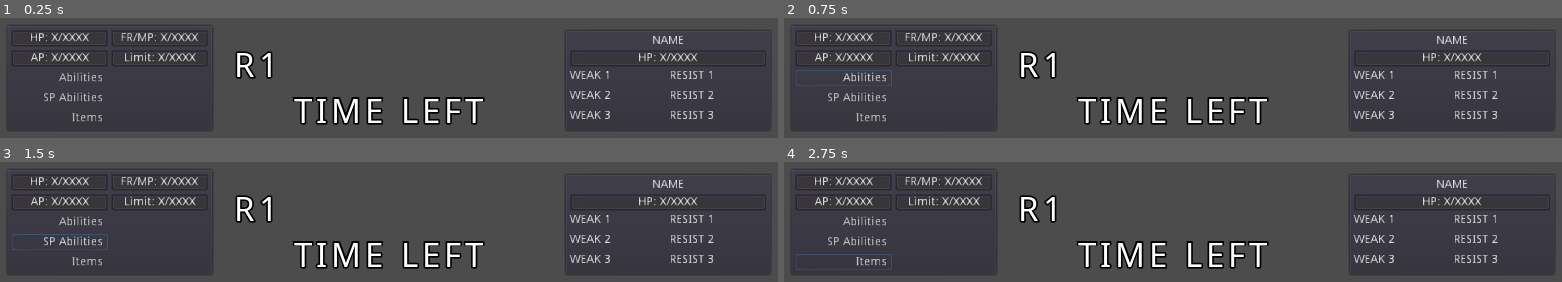
Above: before the commit, frames 1-4 (two rows, left to right).
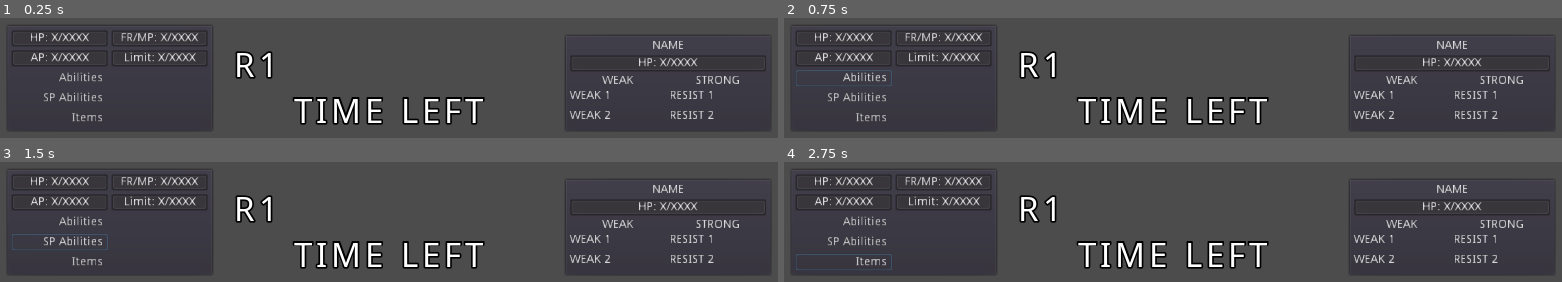
Above: after the commit, the same moments.

Repository: cypher31/come-sail-away
Game: Godot game, scene res://stage_battle/stage_battle.tscn
Same seed, same stepped clock (60 frames per second), same inputs: the game is played once before the commit and once after it. This scene is started directly instead of the project's main scene. The engine's default icon, where the game draws it, is replaced by a stand-in: a white triangle on a blue panel in a dark square.
Inputs:
- Up to frame 1 (0.25 s): no input
- Up to frame 2 (0.75 s): click "Abilities" at 0.5 s
- Up to frame 3 (1.5 s): click "SP Abilities" at 1.25 s
- Up to frame 4 (2.75 s): click "Items" at 2 s

The runs differ from the first frame. In frame 1, 1.6% of the frame differs, in the area x 73-99%, y 10-85%; in frame 2, 1.6%; in frame 3, 1.6%; in frame 4, 1.6%.
Error before the commit: Invalid call. Nonexistent function 'get_node' in base 'Nil'. (res://utility.gd:55)
Error after the commit: Invalid call. Nonexistent function 'get_node' in base 'Nil'. (res://utility.gd:56)

Commit message:
Work on the enemy battle menu

Diff:
--- a/enemy_base/enemy_base.gd
+++ b/enemy_base/enemy_base.gd
@@ -17,7 +17,7 @@
 var turn_active : bool = false #variable to check if it is this characters turn or not
 var turn_count : int #variable to check what key this entity was given to remove from turn dict
 var in_battle : bool #variablet to check if entity is in a battle or not
-var enemy_type : String # the type of enemy this script is attached to
+export var enemy_type : String # the type of enemy this script is attached to
 
 #battle stats
 var health_points : int = health #health during battle
@@ -29,13 +29,11 @@
 var weakness : Dictionary = {
 	"WEAK_1" : "",
 	"WEAK_2" : "",
-	"WEAK_3" : ""
 }
 
 var resist : Dictionary = {
 	"RESIST_1" : "",
 	"RESIST_2" : "",
-	"RESIST_3" : ""
 }
 
 onready var anim_player = $AnimationPlayer
@@ -45,25 +43,24 @@
 	#signals
 	connect("focus_on_me", self, "_focus_on_me")
 	connect("focus_off_me", self, "_focus_off_me")
+	utility.connect("remove_other_enemy_focus", self, "_focus_off_me")
 
 	#turn time calc
 	_new_timer()
 
 	#set weakness & resists
 	if enemy_type != null:
-			if enemy_type == utility.dict_all_enemy.RAVEN.name:
-				var enemy_info_root = utility.dict_all_enemy.RAVEN
-				weakness.WEAK_1 = enemy_info_root.WEAK_1
-				weakness.WEAK_2 = enemy_info_root.WEAK_2
-				weakness.WEAK_3 = enemy_info_root.WEAK_3
+		var enemy_info_root = utility.dict_all_enemy[enemy_type]
+		weakness.WEAK_1 = enemy_info_root.WEAK_1
+		weakness.WEAK_2 = enemy_info_root.WEAK_2
 
-				resist.RESIST_1 = enemy_info_root.RESIST_1
-				resist.RESIST_2 = enemy_info_root.RESIST_2
-				resist.RESIST_3 = enemy_info_root.RESIST_3
+		resist.RESIST_1 = enemy_info_root.RESIST_1
+		resist.RESIST_2 = enemy_info_root.RESIST_2
 	pass # Replace with function body.
 
 func _focus_on_me():
 	$arrow_select.show()
+	utility.emit_signal("update_enemy_battle_menu", enemy_type, health, health_points, weakness, resist)
 	return
 
 func _focus_off_me():
@@ -114,6 +111,10 @@
 		print("DAMAGE: " + str(damage_clamped))
 		print("HEALTH LEFT: " + str(health_points))
 
+		utility.emit_signal("update_enemy_battle_menu", enemy_type, health, health_points, weakness, resist)
+		utility.emit_signal("remove_other_enemy_focus")
+		emit_signal("focus_on_me")
+
 		if health_points <= 0:
 			queue_free()
 			utility.emit_signal("entity_hp_zero", turn_count)
--- a/menu_battle_enemy/menu_battle_enemy.tscn
+++ b/menu_battle_enemy/menu_battle_enemy.tscn
@@ -14,7 +14,7 @@
 
 [node name="PanelContainer" type="PanelContainer" parent="."]
 margin_left = 20.0
-margin_top = 126.0
+margin_top = 132.0
 margin_right = 270.0
 margin_bottom = 250.0
 rect_min_size = Vector2( 250, 50 )
@@ -24,7 +24,7 @@
 margin_left = 7.0
 margin_top = 7.0
 margin_right = 243.0
-margin_bottom = 117.0
+margin_bottom = 111.0
 
 [node name="name_container" type="HBoxContainer" parent="PanelContainer/VBoxContainer"]
 margin_right = 236.0
@@ -71,56 +71,62 @@
 [node name="weak_resist_container" type="HBoxContainer" parent="PanelContainer/VBoxContainer"]
 margin_top = 42.0
 margin_right = 236.0
-margin_bottom = 110.0
+margin_bottom = 104.0
 size_flags_vertical = 3
 
 [node name="list_weakness" type="VBoxContainer" parent="PanelContainer/VBoxContainer/weak_resist_container"]
 margin_right = 116.0
-margin_bottom = 68.0
+margin_bottom = 62.0
 size_flags_horizontal = 3
 
-[node name="Label" type="Label" parent="PanelContainer/VBoxContainer/weak_resist_container/list_weakness"]
+[node name="Weak" type="Label" parent="PanelContainer/VBoxContainer/weak_resist_container/list_weakness"]
 margin_right = 116.0
-margin_bottom = 20.0
+margin_bottom = 14.0
+size_flags_horizontal = 3
+size_flags_vertical = 7
+text = "WEAK"
+align = 1
+valign = 1
+
+[node name="Label1" type="Label" parent="PanelContainer/VBoxContainer/weak_resist_container/list_weakness"]
+margin_top = 18.0
+margin_right = 116.0
+margin_bottom = 38.0
 rect_min_size = Vector2( 0, 20 )
 text = "WEAK 1"
 
 [node name="Label2" type="Label" parent="PanelContainer/VBoxContainer/weak_resist_container/list_weakness"]
-margin_top = 24.0
+margin_top = 42.0
 margin_right = 116.0
-margin_bottom = 44.0
+margin_bottom = 62.0
 rect_min_size = Vector2( 0, 20 )
 text = "WEAK 2"
-
-[node name="Label3" type="Label" parent="PanelContainer/VBoxContainer/weak_resist_container/list_weakness"]
-margin_top = 48.0
-margin_right = 116.0
-margin_bottom = 68.0
-rect_min_size = Vector2( 0, 20 )
-text = "WEAK 3"
 
 [node name="list_resist" type="VBoxContainer" parent="PanelContainer/VBoxContainer/weak_resist_container"]
 margin_left = 120.0
 margin_right = 236.0
-margin_bottom = 68.0
+margin_bottom = 62.0
 size_flags_horizontal = 3
 
-[node name="Label" type="Label" parent="PanelContainer/VBoxContainer/weak_resist_container/list_resist"]
+[node name="Resists" type="Label" parent="PanelContainer/VBoxContainer/weak_resist_container/list_resist"]
 margin_right = 116.0
-margin_bottom = 20.0
+margin_bottom = 14.0
+size_flags_horizontal = 3
+size_flags_vertical = 7
+text = "STRONG"
+align = 1
+valign = 1
+
+[node name="Label1" type="Label" parent="PanelContainer/VBoxContainer/weak_resist_container/list_resist"]
+margin_top = 18.0
+margin_right = 116.0
+margin_bottom = 38.0
 rect_min_size = Vector2( 0, 20 )
 text = "RESIST 1"
 
 [node name="Label2" type="Label" parent="PanelContainer/VBoxContainer/weak_resist_container/list_resist"]
-margin_top = 24.0
+margin_top = 42.0
 margin_right = 116.0
-margin_bottom = 44.0
+margin_bottom = 62.0
 rect_min_size = Vector2( 0, 20 )
 text = "RESIST 2"
-
-[node name="Label3" type="Label" parent="PanelContainer/VBoxContainer/weak_resist_container/list_resist"]
-margin_top = 48.0
-margin_right = 116.0
-margin_bottom = 68.0
-rect_min_size = Vector2( 0, 20 )
-text = "RESIST 3"
--- a/stage_battle/stage_battle.gd
+++ b/stage_battle/stage_battle.gd
@@ -23,6 +23,10 @@
 #	utility.connect("focus_off_me", self, "_focus_change_enemy")
 
 	utility.connect("focus_player_switch_on", self, "_focus_change_player")
+
+	utility.connect("update_enemy_battle_menu", self, "_update_enemy_battle_menu")
+
+	_focus_change_enemy(1) #set the default focus on a certain enemy
 	pass # Replace with function body.
 
 func _focus_change_player(tick):
@@ -35,6 +39,19 @@
 			all_players.erase(player)
 
 	var curr_key = curr_player_focus
+
+	#check if this key is the current player; add extra tick if true
+	var key_check  : int = curr_key + tick
+
+	if key_check > all_players.size():
+		key_check = all_players.keys().min()
+	elif key_check == 0:
+		key_check = all_players.keys().max()
+
+	if all_players[key_check].turn_active:
+		curr_key += tick
+		print("skipped current player focus")
+		all_players[curr_key - tick].emit_signal("focus_off_me") #need to handle this here when skipping current turn
 
 #	if curr_key > all_players.size():
 #		curr_key = all_players.keys().min()
@@ -204,7 +221,8 @@
 func _remove_turn_card(card_name):
 	var turn_card_container : HBoxContainer = $container_menu/container_menu_bot/container_round/hbox_round/scroll_turn_order/hbox_turn_order
 
-	turn_card_container.get_node(str(card_name)).queue_free()
+	if turn_card_container.has_node(str(card_name)):
+		turn_card_container.get_node(str(card_name)).queue_free()
 	return
 
 func _next_turn(key, turn_dict = dict_turn_order):
@@ -228,8 +246,8 @@
 	if !next_turn.is_in_group("enemy"):
 		utility.emit_signal("update_player_battle_menu", next_turn) #update battle menu for next character
 		print("MENU UPDATED DJA;LKDFJA;")
-	else:
-		utility.emit_signal("update_enemy_battle_menu", next_turn)
+#	else:
+#		utility.emit_signal("update_enemy_battle_menu", next_turn) #probably only going to update enemy menu on player actions
 	return
 
 func _remove_turn(entity_key):
@@ -313,6 +331,53 @@
 	bar_limit_label.set_text(final_string_limit)
 	return
 
+func _update_enemy_battle_menu(enemy_type, hp_max, hp_curr, weak, resist):
+	var battle_menu = $container_menu/container_menu_bot/menu_battle_enemy
+	var enemy_name : Label = battle_menu.get_node("PanelContainer/VBoxContainer/name_container/Label")
+	var hp_bar : ProgressBar = battle_menu.get_node("PanelContainer/VBoxContainer/hp_container/bar_hp")
+	var hp_bar_label : Label = hp_bar.get_node("Label")
+	var list_weak = $container_menu/container_menu_bot/menu_battle_enemy/PanelContainer/VBoxContainer/weak_resist_container/list_weakness
+	var weak_1_label : Label = list_weak.get_node("Label1")
+	var weak_2_label : Label = list_weak.get_node("Label2")
+	var list_resist = $container_menu/container_menu_bot/menu_battle_enemy/PanelContainer/VBoxContainer/weak_resist_container/list_resist
+	var resist_1_label : Label = list_resist.get_node("Label1")
+	var resist_2_label : Label = list_resist.get_node("Label2")
+
+	enemy_name.set_text(enemy_type)
+
+	hp_bar.max_value = hp_max
+	hp_bar.value = hp_curr
+	var hp_bar_text : String = "HP: %s/%s"
+	var hp_bar_text_fin : String = hp_bar_text % [str(hp_curr), str(hp_max)]
+	hp_bar_label.set_text(hp_bar_text_fin)
+
+	var text_weak1 = weak["WEAK_1"]
+	var text_weak2 = weak["WEAK_2"]
+
+	if text_weak1 == "null":
+		text_weak1 = ""
+
+	if text_weak2 == "null":
+		text_weak2 = ""
+
+
+	weak_1_label.set_text(text_weak1)
+	weak_2_label.set_text(text_weak2)
+
+	var text_resist1 = resist["RESIST_1"]
+	var text_resist2 = resist["RESIST_2"]
+
+	if text_resist1 == "null":
+		text_resist1 = ""
+
+	if text_resist2 == "null":
+		text_resist2 = ""
+
+
+	resist_1_label.set_text(text_resist1)
+	resist_2_label.set_text(text_resist2)
+	return
+
 func _update_battle_time(time):
 	var label_time_left : Label = $container_menu/container_menu_bot/container_round/mc_time/label_time_left
 	label_time_left.set_text(str(time))
@@ -321,8 +386,8 @@
 
 	if !turn_curr.is_in_group("enemy"):
 		utility.emit_signal("update_player_battle_menu", turn_curr)
-	else:
-		utility.emit_signal("update_enemy_battle_menu", turn_curr)
+#	else:
+#		utility.emit_signal("update_enemy_battle_menu", turn_curr)
 	return
 
 func _change_enemy_focus():
--- a/stage_level/stage_level.tscn
+++ b/stage_level/stage_level.tscn
@@ -12,3 +12,4 @@
 
 [node name="enemy_base" parent="." instance=ExtResource( 2 )]
 position = Vector2( 294.923, 118.921 )
+enemy_type = "RAVEN"
--- a/utility.gd
+++ b/utility.gd
@@ -11,6 +11,7 @@
 signal focus_off_me
 signal focus_player_switch_on
 signal focus_player_switch_off
+signal remove_other_enemy_focus
 
 
 #variables
@@ -29,8 +30,8 @@
 var enemy_prototype = preload("res://enemy_base/enemy_base.tscn")
 
 var dict_all_enemy : Dictionary = {
-	"enemy_prototype" : enemy_prototype,
-	"RAVEN" : {"name" : "RAVEN", "WEAK_1" : "THUNDER", "WEAK_2" : "FIRE", "WEAK_3" : "null", "RESIST_1" : "WIND", "RESIST_2": "BEAST", "RESIST_3": "null",}
+	"enemy_prototype" : {"instance" : enemy_prototype, "name" : "enemy_prototype", "WEAK_1" : "THUNDER", "WEAK_2" : "FIRE", "RESIST_1" : "WIND", "RESIST_2": "BEAST"},
+	"RAVEN" : {"name" : "RAVEN", "WEAK_1" : "THUNDER", "WEAK_2" : "FIRE", "RESIST_1" : "WIND", "RESIST_2": "BEAST"}
 	}
 
 var dict_battle_enemies : Dictionary = {
@@ -86,7 +87,7 @@
 
 	var j : int = 0
 	for enemy in enemies:
-		var instance_to_spawn = enemies[enemy].instance()
+		var instance_to_spawn = enemies[enemy]["instance"].instance()
 		var spawn_area_center : Vector2 = parent_enemy_size / 2
 		var position : Vector2
 		var pos_mod_x
@@ -104,6 +105,7 @@
 		parent.all_enemies[j] = instance_to_spawn #store enemy in dictionary
 
 		instance_to_spawn.in_battle = true
+		instance_to_spawn.enemy_type = enemies[enemy]["name"]
 		instance_to_spawn.position = position
 		parent_enemy.add_child(instance_to_spawn)
 		pass
